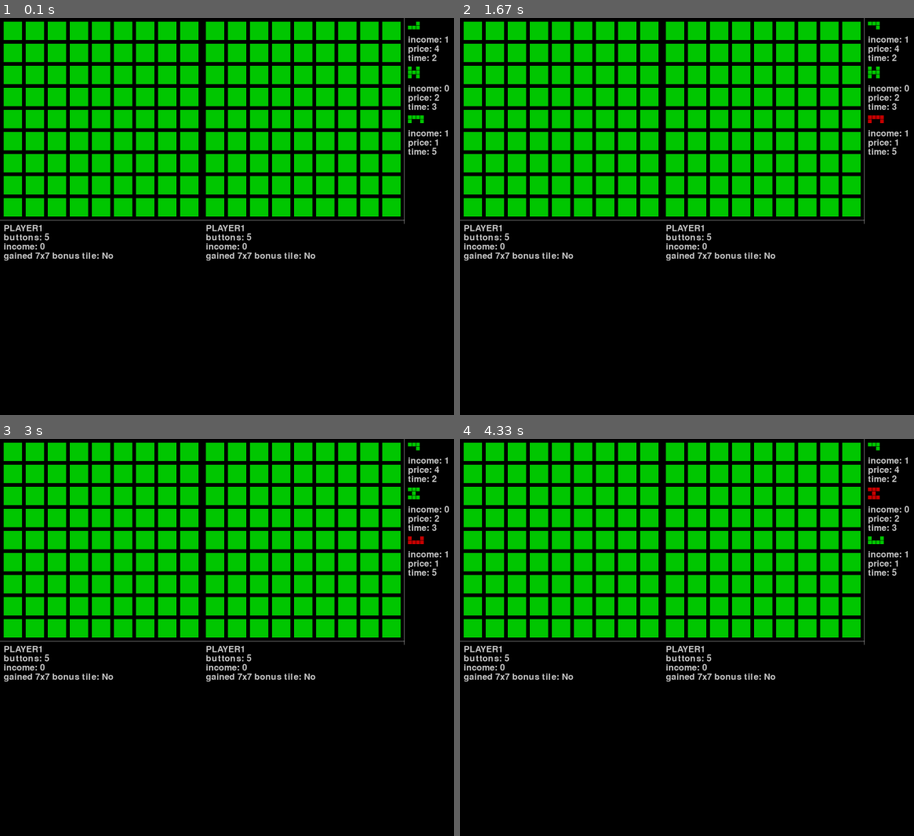
Above: before the commit, frames 1-4 (two rows, left to right).
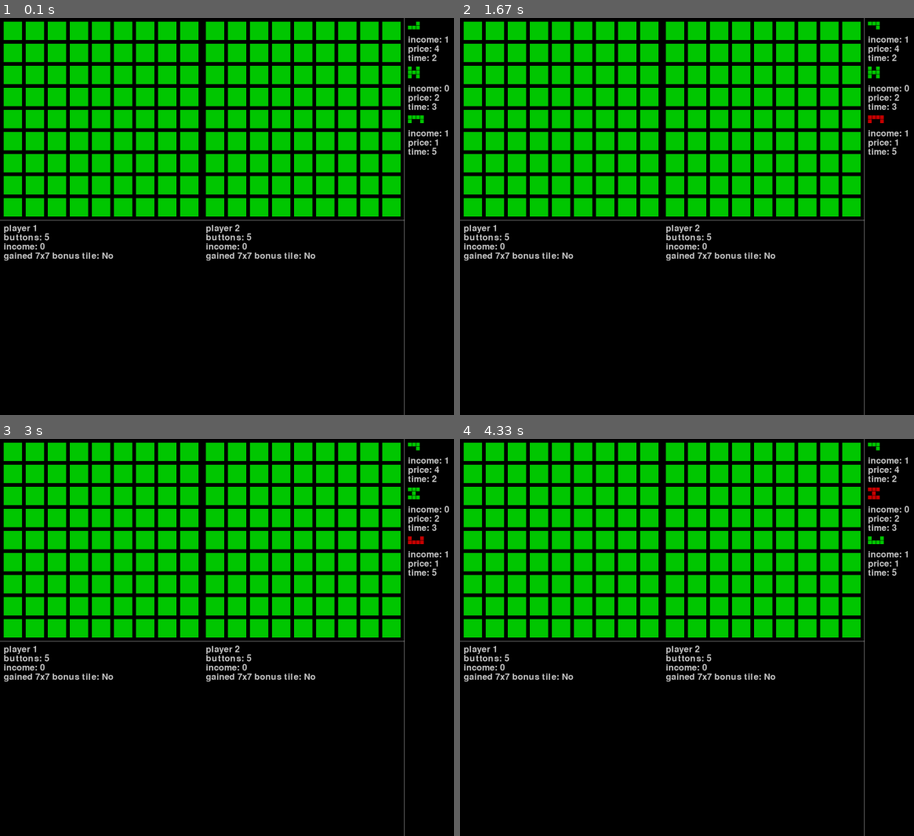
Above: after the commit, the same moments.

Repository: Batonochka/patchwork
Game: pygame game, started from patchwork.py
Two runs of this game, one before a commit and one after it. Both use one fixed random seed, a clock stepped at 60 frames per second and the inputs below.
Inputs (mouse positions are in pixels of both pictures, inside the frame that each line leads up to):
- Up to frame 1 (0.1 s): no input
- Up to frame 2 (1.67 s): tap 1 at 0.33 s; hold Right 0.67-1.13 s; move the mouse to (outside the picture) at 0.7 s; hold Right 1.17-1.63 s; tap Space at 1.23, 1.53 s; tap 3 at 1.32 s
- Up to frame 3 (3 s): hold Left 1.67-2.2 s; tap Space at 1.73, 2.03, 2.3, 2.6, 2.73 s; hold Left 2.23-2.63 s; tap 2 at 2.38 s; hold Right from 2.67 s (still down); tap 3 at 2.82 s
- Up to frame 4 (4.33 s): tap Space at 3.03, 3.4, 3.7, 3.9, 4.2 s; release Right at 3.3 s; hold Left 3.33-3.8 s; hold Right 3.83-4.3 s; tap 2 at 3.98 s

The runs differ from the first frame. In frame 1, 0.3% of the frame differs, in the area x 0-90%, y 51-100%; in frame 2, 0.3%; in frame 3, 0.3%; in frame 4, 0.3%.

Commit message:
Add files via upload

Diff:
--- a/patchwork.py
+++ b/patchwork.py
@@ -141,12 +141,12 @@
     text_position_y = 2 * otstup + (otstup + block_size) * FIELD_HEIGHT
     text_position_x = otstup
     pygame.draw.rect(screen, BLACK, (text_position_x, text_position_y,
-                                     2 * otstup + 2 * (otstup + block_size) * FIELD_WIDTH,
+                                     otstup + 2 * (otstup + block_size) * FIELD_WIDTH,
                                      HEIGHT))
     f1 = pygame.font.Font(None, 36)
     players = [TimeBoard.player1, TimeBoard.player2]
     for player in players:
-        screen.blit(f1.render(f'PLAYER1', True, WHITE),
+        screen.blit(f1.render(f'{player.full_name}', True, WHITE),
                     (text_position_x, text_position_y))
         screen.blit(f1.render(f'buttons: {player.buttons}', True, WHITE),
                     (text_position_x, text_position_y + text_otstup))
